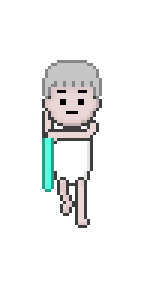
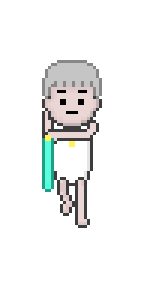
Layers edited between the first and the second 144 × 288 image:
added layer "레이어 49" in group "그룹 1" over box(45, 135, 75, 147)
painted on "레이어 48" over box(45, 135, 51, 141)
